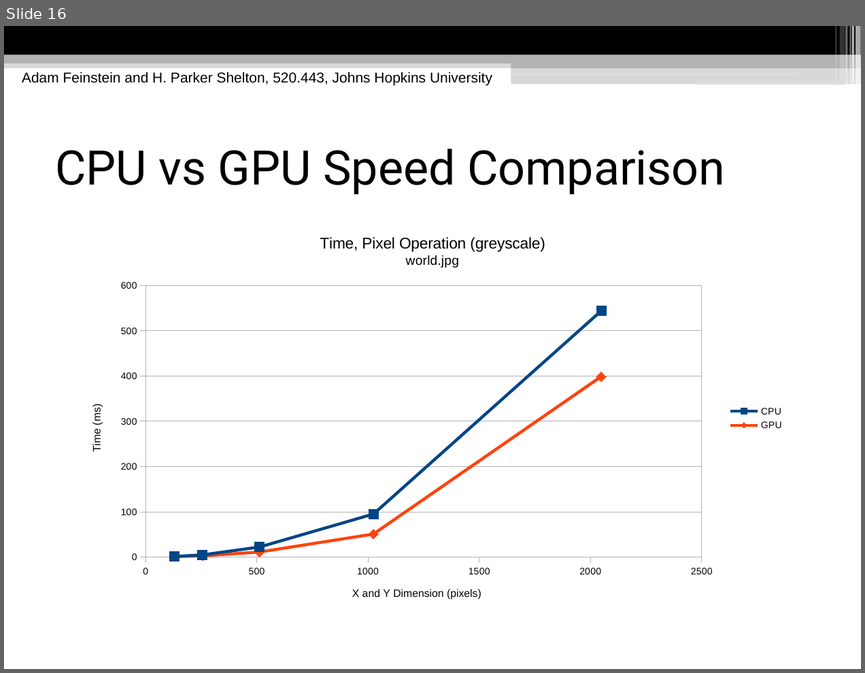
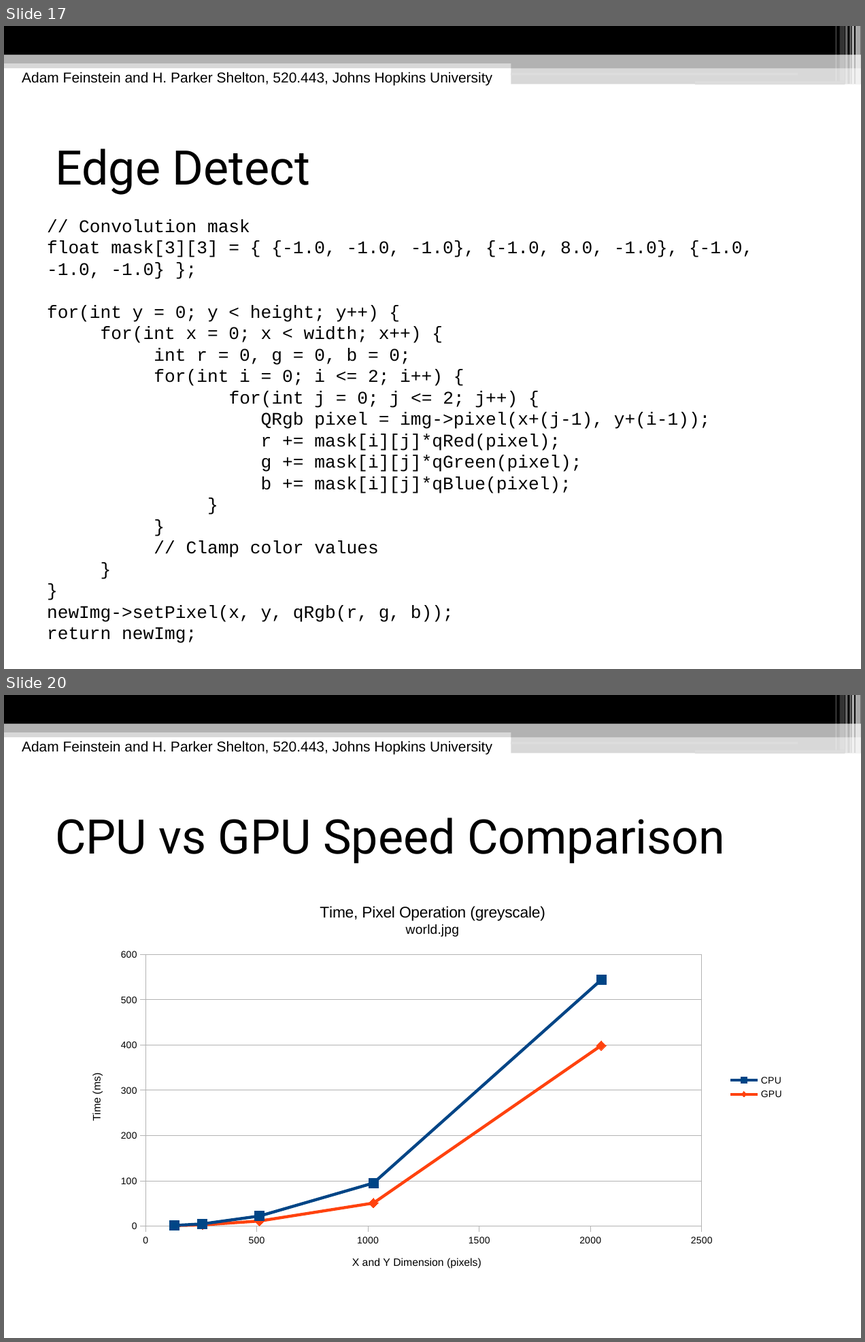
Before and after one commit to hpshelton/multimedia, a slide deck: docs/Multimedia Presentation.odp. Shown one above the other, each under a label of ours: slide 16 before the commit, slides 17 and 20 after it; the slides between them are not shown. The pictures are 865x673 and 865x1342 pixels, drawn with LibreOffice and Linux fonts; fonts in the diff are those of the drawing. Boxes give left, top, right and bottom in pixels: in the first picture for what was removed or moved away, otherwise in the second. Text is boxed around its words. In the diff, an @@ line names an element or a change of style, - is before the commit and + after.

```diff
--- a/docs/Multimedia Presentation.odp
+++ b/docs/Multimedia Presentation.odp
@@ slide 17 added at (4,26,861,669), background #FFFFFF; not listed: 13 template elements that a slide beside it also shows @@
@@ text added at (22,72,492,86), 12 pt, text #000000 @@
+Adam Feinstein and H. Parker Shelton, 520.443, Johns Hopkins University
@@ title added at (55,148,310,195), 40 pt, text #000000 @@
+Edge Detect
@@ text added at (47,220,753,643), 15 pt, text #000000 @@
+// Convolution mask
+float mask[3][3] = { {-1.0, -1.0, -1.0}, {-1.0, 8.0, -1.0}, {-1.0, -1.0, -1.0} };
+for(int y = 0; y < height; y++) {
+for(int x = 0; x < width; x++) {
+int r = 0, g = 0, b = 0;
+for(int i = 0; i <= 2; i++) {
+for(int j = 0; j <= 2; j++) {
+QRgb pixel = img->pixel(x+(j-1), y+(i-1));
+r += mask[i][j]*qRed(pixel);
+g += mask[i][j]*qGreen(pixel);
+b += mask[i][j]*qBlue(pixel);
+}
+}
+// Clamp color values
+}
+}
+newImg->setPixel(x, y, qRgb(r, g, b));
+return newImg;
@@ what was slide 16 is now slide 20 @@
```
Also in this commit, not shown: 18 slides changed, 5 other slides added, 1 other file.
